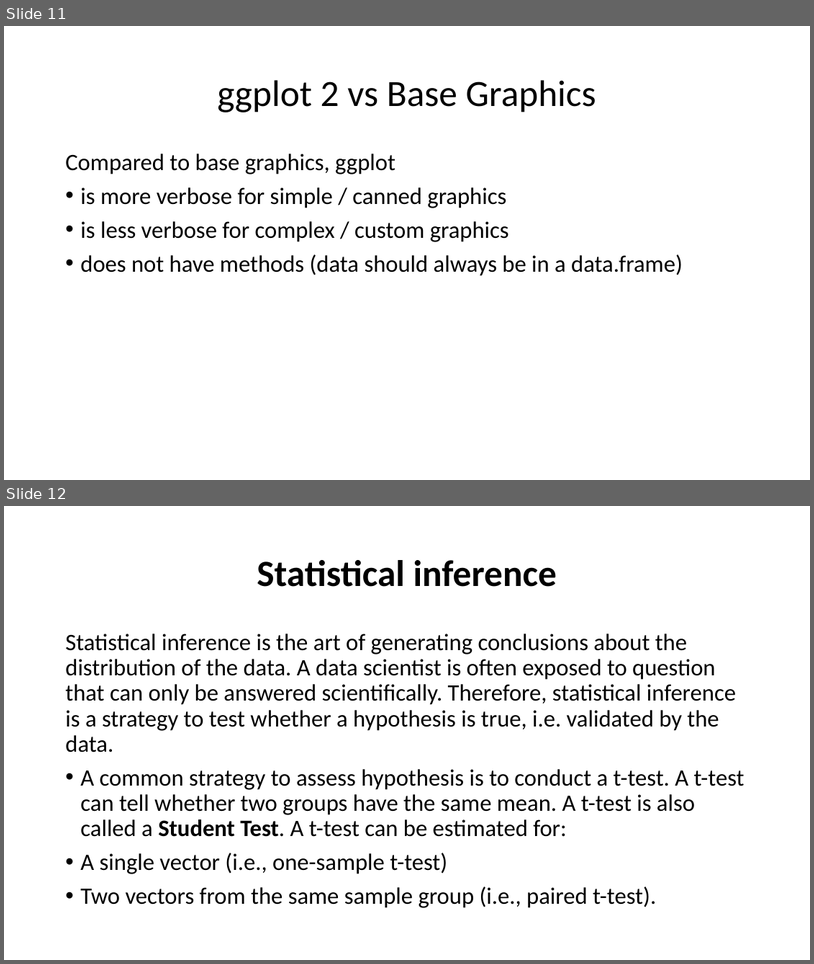
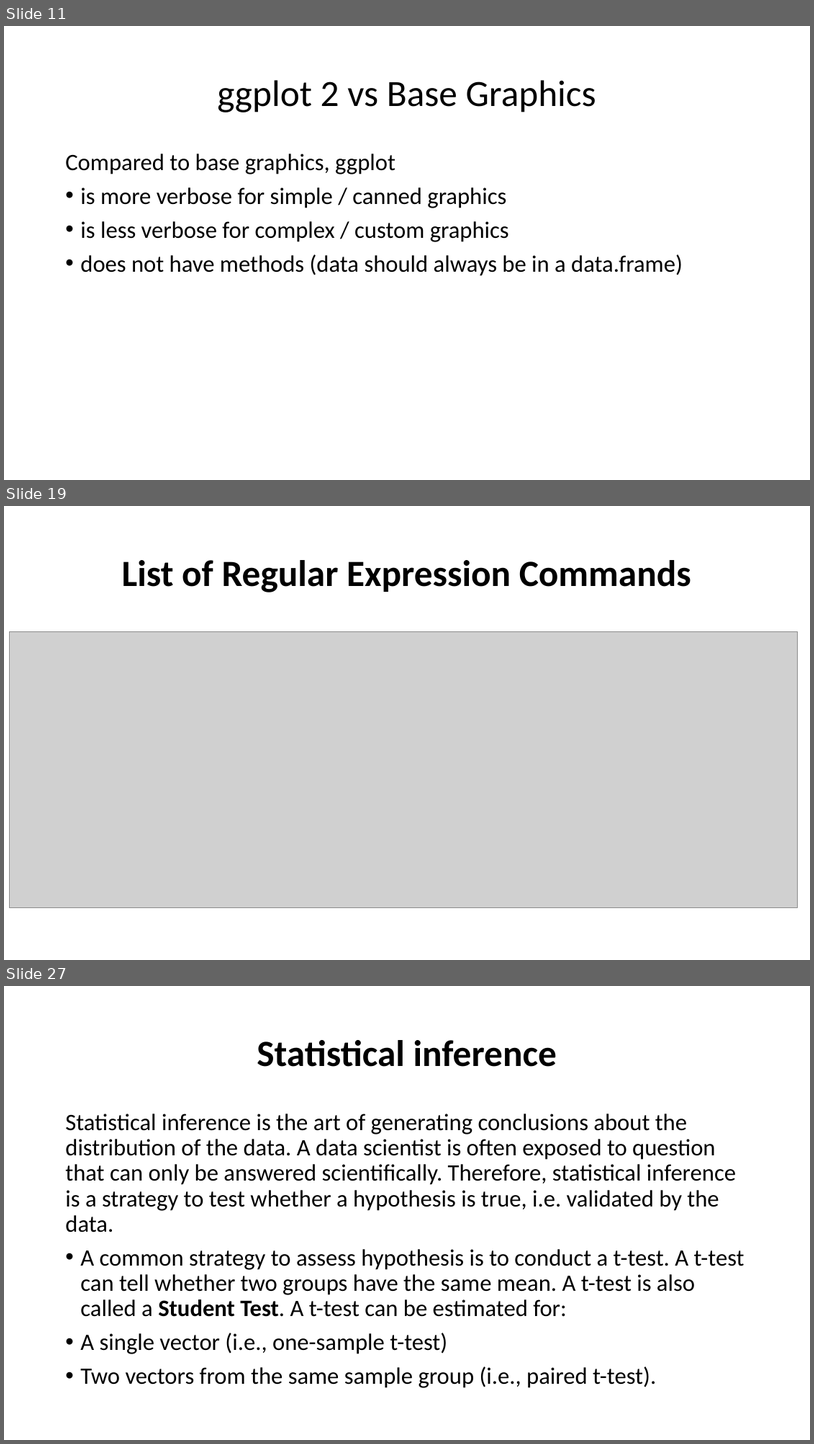
Before and after one commit to brainmentorspvtltd/R_OnlineTraining, a slide deck: RProgramming_ppt.pptx. Shown one above the other, each under a label of ours: slides 11 and 12 before the commit, slides 11, 19 and 27 after it; the slides between them are not shown. The pictures are 814x964 and 814x1444 pixels, drawn with LibreOffice and Linux fonts; fonts in the diff are those of the drawing; grey boxes stand for pictures. Boxes give left, top, right and bottom in pixels: in the first picture for what was removed or moved away, otherwise in the second. Text is boxed around its words. In the diff, an @@ line names an element or a change of style, - is before the commit and + after.

```diff
--- a/RProgramming_ppt.pptx
+++ b/RProgramming_ppt.pptx
@@ slide 19 added at [4, 506, 810, 960], background #FFFFFF @@
@@ title added at [122, 560, 692, 592], 44 pt, text #000000, bold @@
+List of Regular Expression Commands
@@ picture added at [9, 631, 797, 907] @@
@@ what was slide 12 is now slide 27 @@
```
Also in this commit, not shown: 14 other slides added, 3 other files.
